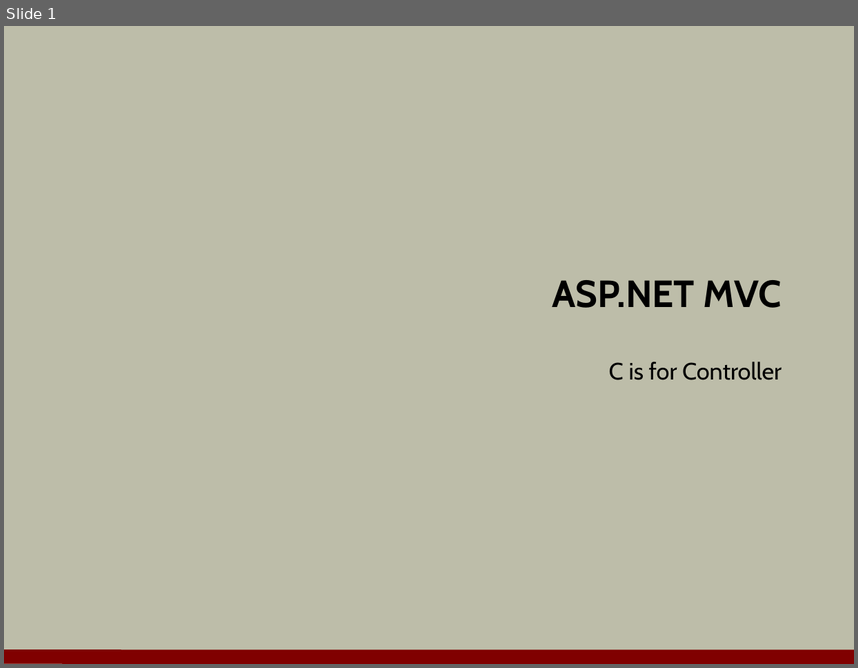
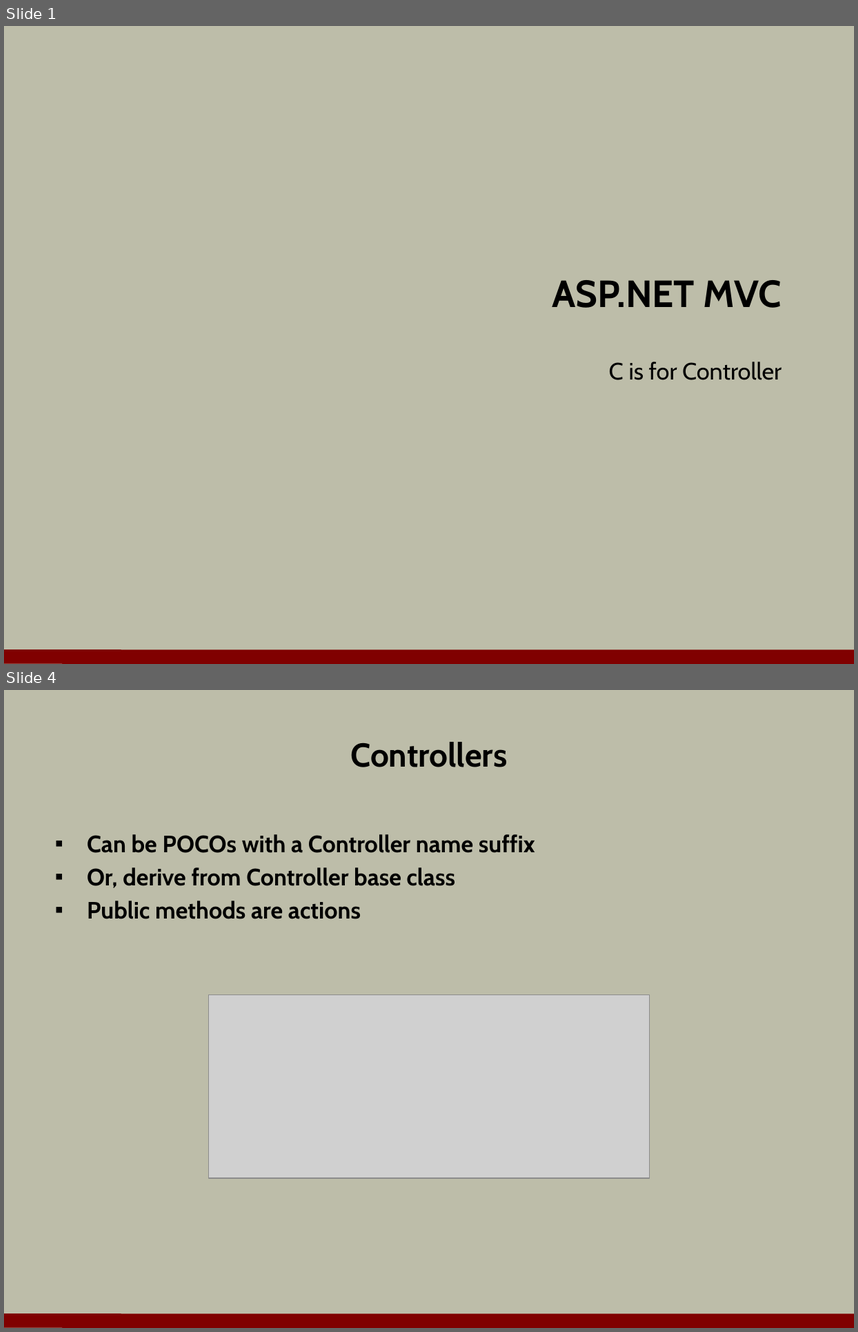
Before and after one commit to OdeToCode/classes, a slide deck: aspnet5/slides/04_Controllers.pptx. Shown one above the other, each under a label of ours: slide 1 before the commit, slides 1 and 4 after it; the slides between them are not shown. The pictures are 858x668 and 858x1332 pixels, drawn with LibreOffice and Linux fonts; fonts in the diff are those of the drawing; grey boxes stand for pictures; background and template pictures are left out. Boxes give left, top, right and bottom in pixels: in the first picture for what was removed or moved away, otherwise in the second. Text is boxed around its words. In the diff, an @@ line names an element or a change of style, - is before the commit and + after.

Commit message:
controllers done

```diff
--- a/aspnet5/slides/04_Controllers.pptx
+++ b/aspnet5/slides/04_Controllers.pptx
@@ slide 4 added at bbox=[4, 690, 854, 1328], background #BDBDA9; not listed: 1 template element that a slide beside it also shows @@
@@ title added at bbox=[350, 742, 507, 767], 28 pt, text #000000, bold @@
+Controllers
@@ text added at bbox=[87, 834, 535, 919], 20 pt, text #000000, bold @@
+▪ Can be POCOs with a Controller name suffix
+▪ Or, derive from Controller base class
+▪ Public methods are actions
@@ picture added at bbox=[209, 994, 650, 1178] @@
```
Also in this commit, not shown: 14 other slides added, 1 other file.
